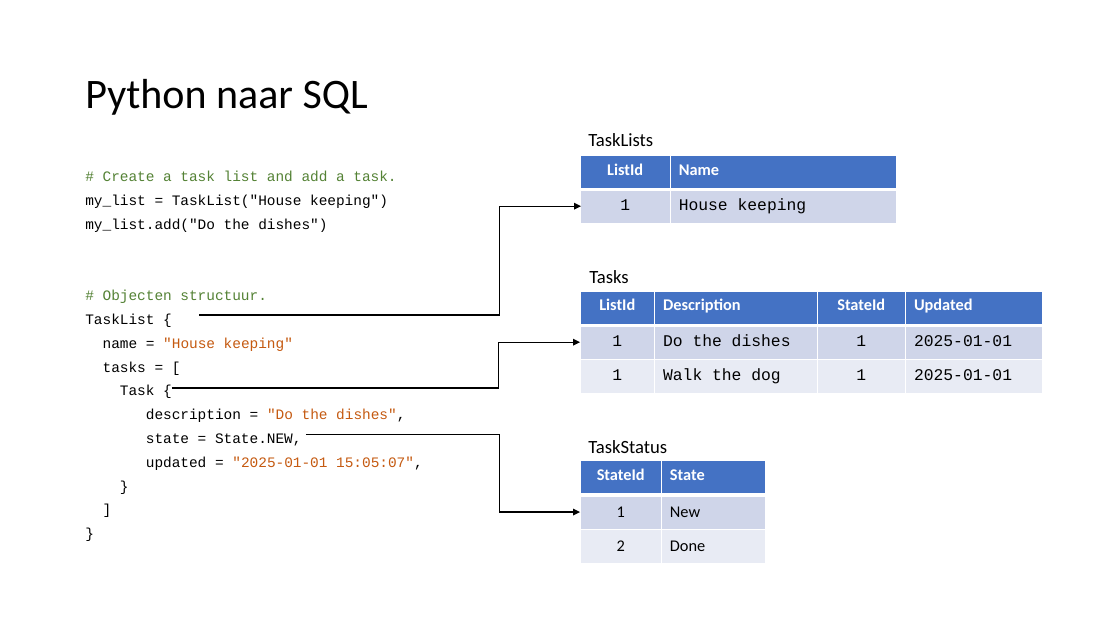
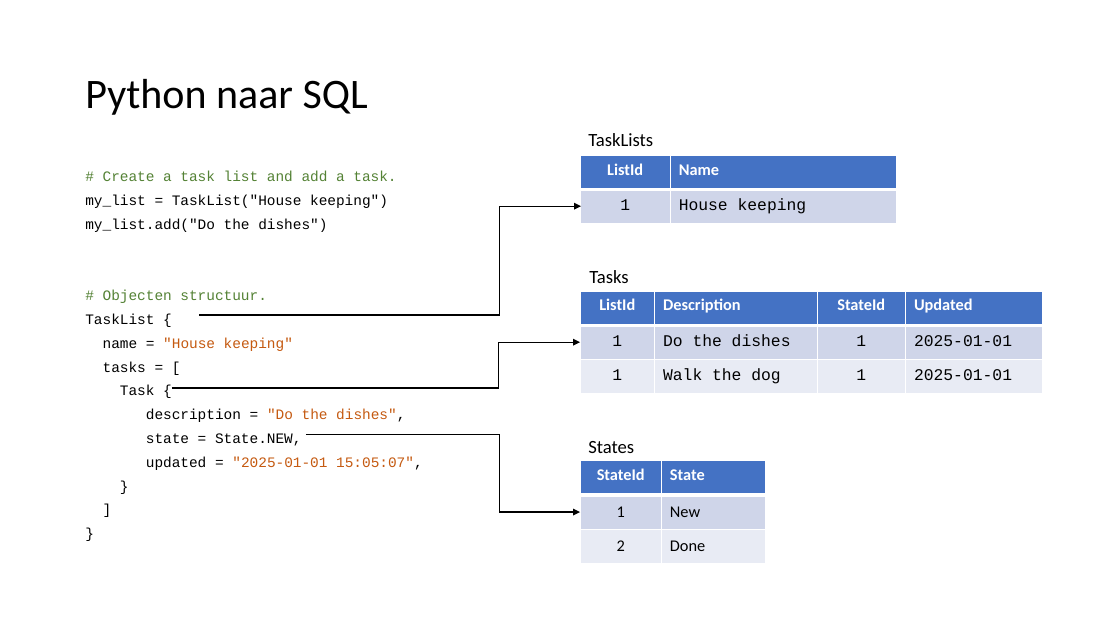
Before and after one commit to LFKoning/knowledge-sharing, a slide deck: slide 51 of sql_course/3_python/3_python.pptx (slide 45 before the commit). Drawn at 1120x630 pixels with LibreOffice and Linux fonts; fonts in the diff are those of the drawing. Boxes give left, top, right and bottom in pixels: in the first picture for what was removed or moved away, otherwise in the second. Text is boxed around its words. In the diff, an @@ line names an element or a change of style, - is before the commit and + after.

```diff
--- a/sql_course/3_python/3_python.pptx
+++ b/sql_course/3_python/3_python.pptx
@@ text at [588, 441, 634, 453]: text changed @@
-TaskStatus
+States
```
Also in this commit, not shown: 4 other slides changed, 12 slides added, 2 slides removed, 1 other file.
